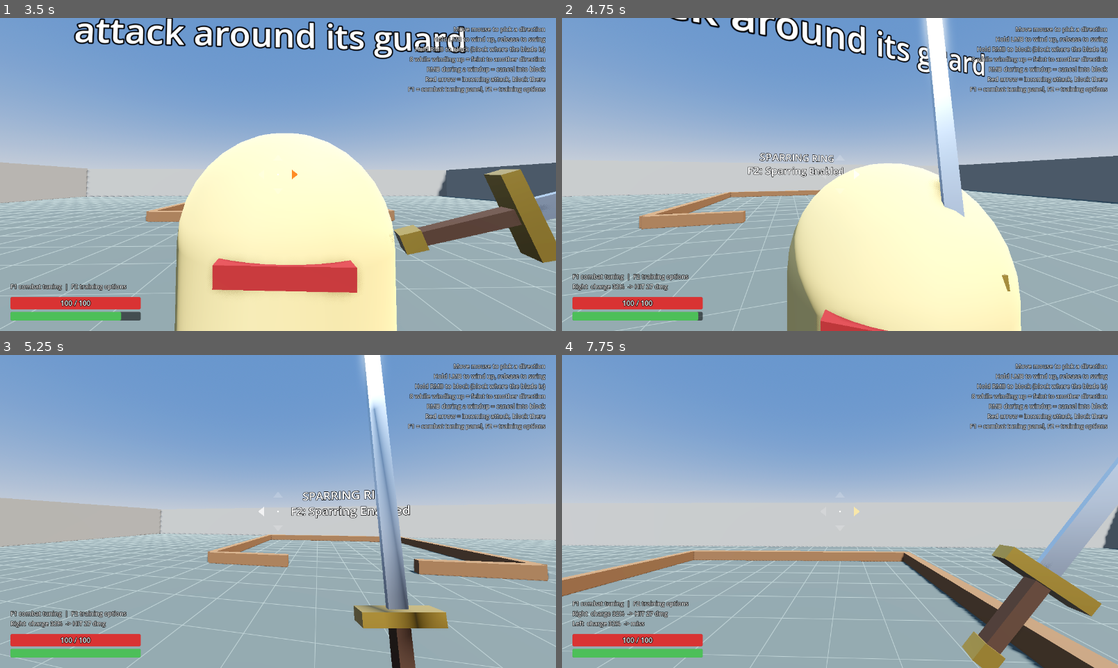
Above: before the commit, frames 1-4 (two rows, left to right).
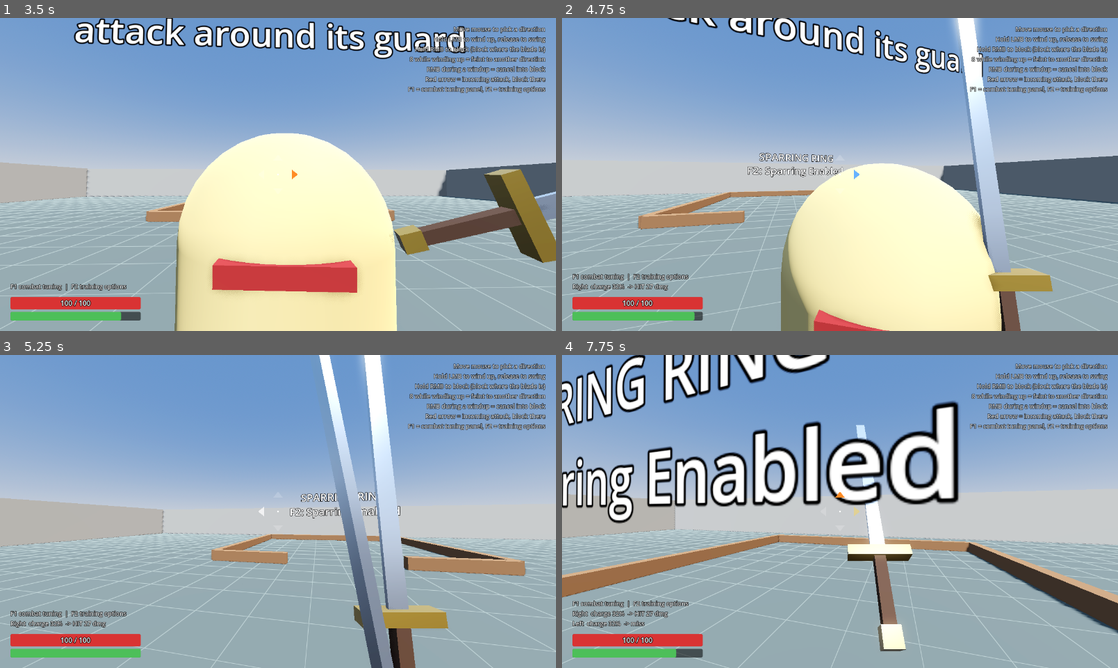
Above: after the commit, the same moments.

Repository: Lennilidli/fpsgame
Game: Godot game, scene res://scenes/menu.tscn
The game is run twice, just before and just after one commit, with the same random seed, the same clock (stepped at 60 frames per second) and the same inputs.
Inputs (mouse positions are in pixels of both pictures, inside the frame that each line leads up to):
- Up to frame 1 (3.5 s): click "Training Ground" at 0.5 s; tap Enter at 1.25 s; move the mouse to (305, 174) at 1.27 s; press the mouse at (305, 174) at 1.28 s; hold W (move_forward) from 1.28 s (still down); tap Space (jump) at 1.52, 2.27 s; right-click (305, 174) at 1.55 s; move the mouse to (250, 174) at 2.02 s; release the mouse at (250, 174) at 2.03 s; right-click (250, 174) at 2.1 s; tap 8 (feint) at 2.3 s; move the mouse to (289, 168) at 2.77 s; hold 8 (feint) from 2.78 s (still down); click (289, 168) at 3.05 s
- Up to frame 2 (4.75 s): keep holding W (move_forward); move the mouse to (834, 180) at 3.52 s; release 8 (feint) at 3.53 s; click (834, 180) at 3.6 s; tap Space (jump) at 3.77, 4.52 s; right-click (834, 180) at 3.8 s; move the mouse to (878, 177) at 4.27 s; hold Right mouse button (block) from 4.28 s (still down); tap 8 (feint) at 4.55 s
- Up to frame 3 (5.25 s): keep holding W (move_forward); move the mouse to (233, 508) at 5.02 s; release Right mouse button (block) at 5.03 s; tap 8 (feint) at 5.1 s
- Up to frame 4 (7.75 s): tap Space (jump) at 5.27, 6.77, 7.52 s; click (795, 508) at 5.3 s; move the mouse to (845, 511) at 5.77 s; hold Shift (sprint) 5.78-6.53 s; right-click (845, 511) at 6.05 s; move the mouse to (817, 505) at 6.52 s; release W (move_forward) at 6.53 s; hold D (move_right) 6.53-7.28 s; click (817, 505) at 6.6 s; tap 8 (feint) at 6.8 s; move the mouse to (867, 511) at 7.27 s; hold W (move_forward) from 7.28 s (still down); hold Right mouse button (block) from 7.28 s (still down); click (867, 511) at 7.55 s

Frame 1 is identical in both runs. In frame 2, 11% of the frame differs, in the area x 0-100%, y 0-100%; in frame 3, 11%; in frame 4, 33%.

Commit message:
Add combat input buffer
Attack, block and feint inputs made while swinging, recovering or
staggered are queued and fire as soon as the player can act. Taps expire
after Input Buffer Time (default 1.5 s); held buttons stay queued. The
newest input replaces an older one, the feint key redirects a queued
swing, and the HUD shows the queued action as a faint arrow.

Co-Authored-By: Claude Opus 5.5 <noreply@anthropic.com>

Diff:
--- a/fps_game/scripts/combat_profile.gd
+++ b/fps_game/scripts/combat_profile.gd
@@ -63,6 +63,14 @@
 ## Stamina lost per point of blocked damage.
 @export_range(0.0, 2.0, 0.05) var block_cost_ratio := 0.8
 
+@export_group("Input buffer")
+## How long a tapped attack waits for the current action to finish (s). The default
+## covers a whole swing + recovery; lower it for a stricter timing window. Held buttons
+## stay queued until released. 0 = no buffering.
+@export_range(0.0, 3.0, 0.05) var input_buffer_time := 1.5
+## Queued swings take your latest mouse direction instead of the one you pressed with.
+@export var buffer_follows_mouse := false
+
 @export_group("Stamina")
 @export_range(0.0, 80.0, 1.0) var stamina_regen := 25.0
 @export_range(0.0, 3.0, 0.05) var regen_delay := 0.8
--- a/fps_game/scripts/hud.gd
+++ b/fps_game/scripts/hud.gd
@@ -2,8 +2,8 @@
 ## On-screen UI plus pause and game-over menus. Runs while the tree is paused.
 ##
 ## The direction indicator around the crosshair shows the selected direction (white),
-## a charging attack (yellow), the raised block (blue), and where to block an
-## incoming enemy attack (red, turning green once the block matches).
+## a charging attack (yellow), the raised block (blue), a queued next action (faint
+## yellow/blue), and where to block an incoming enemy attack (red, green once matched).
 
 const COLOR_IDLE := Color(1, 1, 1, 0.18)
 const COLOR_SELECTED := Color(1, 1, 1, 0.75)
@@ -11,6 +11,8 @@
 const COLOR_SWING := Color(1.0, 0.55, 0.15)
 const COLOR_BLOCK := Color(0.4, 0.7, 1.0)
 const COLOR_THREAT := Color(1.0, 0.2, 0.2)
+const COLOR_QUEUED_ATTACK := Color(1.0, 0.85, 0.3, 0.45)
+const COLOR_QUEUED_BLOCK := Color(0.4, 0.7, 1.0, 0.45)
 const COLOR_THREAT_COVERED := Color(0.3, 1.0, 0.4)
 
 @export var show_block_hints := true ## Red arrow showing where to block incoming attacks.
@@ -106,6 +108,12 @@
 		MeleeCombat.State.IDLE, MeleeCombat.State.RECOVER:
 			arrows[_player.intended_dir].color = COLOR_SELECTED
 
+	# Buffered next action shows as a faint arrow.
+	if combat.queued == MeleeCombat.Queued.WINDUP:
+		arrows[combat.queued_dir].color = COLOR_QUEUED_ATTACK
+	elif combat.queued == MeleeCombat.Queued.BLOCK:
+		arrows[combat.queued_dir].color = COLOR_QUEUED_BLOCK
+
 	if show_block_hints:
 		var threat := _nearest_threat(combat)
 		if threat:
--- a/fps_game/scripts/melee_combat.gd
+++ b/fps_game/scripts/melee_combat.gd
@@ -15,6 +15,7 @@
 enum State { IDLE, WINDUP, SWING, RECOVER, BLOCK, STAGGER, DEAD }
 enum Result { MISS, HIT, BLOCKED, PARRIED, GUARD_BREAK }
 enum Ease { LINEAR, IN, OUT, IN_OUT }
+enum Queued { NONE, WINDUP, BLOCK }
 
 signal health_changed(current: float, maximum: float)
 signal stamina_changed(current: float, maximum: float)
@@ -87,6 +88,9 @@
 var last_swing_damage := 0.0
 var last_swing_charge := 0.0
 var last_block_age := -1.0 ## How long the block had been up when last hit (-1 if not blocking).
+## Action waiting in the input buffer until the current one finishes.
+var queued := Queued.NONE
+var queued_dir := Dir.OVERHEAD
 var last_contact_blade := false ## Whether this fighter's last swing struck a blade (vs a body).
 
 var _timer := 0.0
@@ -102,6 +106,8 @@
 var _last_hitbox: Array = []
 var _victims: Array[MeleeCombat] = []
 var _stop_hitting := false
+var _queued_released := false ## The queued attack was a tap (button already released).
+var _queued_age := 0.0
 var _guard_distance := {} ## Blade-to-guard distance per defender this swing.
 var _hurt_shape: CollisionShape3D
 var _anim_queue: Array[Dictionary] = []
@@ -327,6 +333,96 @@
 		_play([_seg(POSES["idle"], 0.15, Ease.IN_OUT)])
 
 
+# --- Input buffer ----------------------------------------------------------
+# Inputs made while busy (swinging, recovering, staggered) are queued and fire as soon
+# as the fighter can act. The newest input replaces an older queued one.
+
+## Starts a windup now, or queues it.
+func queue_windup(dir: Dir) -> void:
+	if start_windup(dir):
+		_clear_queue()
+	elif profile.input_buffer_time > 0.0:
+		queued = Queued.WINDUP
+		queued_dir = dir
+		_queued_released = false
+		_queued_age = 0.0
+
+
+## Attack button released: releases the current windup, or marks a queued one as a tap.
+func queue_release() -> void:
+	if queued == Queued.WINDUP:
+		_queued_released = true
+		_queued_age = 0.0
+	else:
+		release_attack()
+
+
+## Raises a block now (feinting a windup if needed), or queues it.
+func queue_block(dir: Dir) -> void:
+	if start_block(dir):
+		_clear_queue()
+	elif profile.input_buffer_time > 0.0:
+		queued = Queued.BLOCK
+		queued_dir = dir
+
+
+## Block button released: lowers the block and drops a queued one.
+func queue_block_release() -> void:
+	if queued == Queued.BLOCK:
+		_clear_queue()
+	stop_block()
+
+
+## Feint key: redirects the current windup, or the queued one.
+func feint_or_redirect(dir: Dir) -> bool:
+	if state == State.WINDUP:
+		return feint_to(dir)
+	if queued == Queued.WINDUP and dir != queued_dir:
+		queued_dir = dir
+		return true
+	return false
+
+
+## The direction a feint would redirect from: current windup, else the queued one.
+func feint_base_dir() -> Dir:
+	return attack_dir if state == State.WINDUP else queued_dir
+
+
+## Mouse direction changed: a queued block follows it, a queued swing only if enabled.
+func update_queued_dir(dir: Dir) -> void:
+	if queued == Queued.BLOCK or (queued == Queued.WINDUP and profile.buffer_follows_mouse):
+		queued_dir = dir
+
+
+func _process_queue(delta: float) -> void:
+	if queued == Queued.NONE:
+		return
+	if is_dead():
+		_clear_queue()
+		return
+	if queued == Queued.WINDUP and _queued_released:
+		_queued_age += delta
+		if _queued_age > profile.input_buffer_time:
+			_clear_queue()
+			return
+	match queued:
+		Queued.WINDUP:
+			var tap := _queued_released
+			if start_windup(queued_dir):
+				_clear_queue()
+				if tap:
+					release_attack()
+		Queued.BLOCK:
+			if start_block(queued_dir):
+				_clear_queue()
+
+
+func _clear_queue() -> void:
+	queued = Queued.NONE
+	_queued_released = false
+	_queued_age = 0.0
+
+
 func heal(amount: float) -> void:
 	if is_dead():
 		return
@@ -402,6 +498,7 @@
 				_play([_seg(POSES["idle"], 0.25, Ease.IN_OUT)])
 		State.BLOCK:
 			_block_time += delta
+	_process_queue(delta)
 	_regen_stamina(delta)
 
 
--- a/fps_game/scripts/player.gd
+++ b/fps_game/scripts/player.gd
@@ -49,20 +49,21 @@
 		_look += event.relative * mouse_sensitivity
 		_aim += event.relative
 		_update_intended_dir()
+	# Inputs go through the combat buffer, so pressing during a swing queues the next action.
 	elif event.is_action_pressed("attack"):
-		combat.start_windup(intended_dir)
+		combat.queue_windup(intended_dir)
 	elif event.is_action_released("attack"):
-		combat.release_attack()
+		combat.queue_release()
 	elif event.is_action_pressed("feint"):
-		# Swing toward the mouse's direction, or the next one clockwise if unchanged.
+		# Redirect toward the mouse's direction, or the next one clockwise if unchanged.
 		var dir := intended_dir
-		if dir == combat.attack_dir:
+		if dir == combat.feint_base_dir():
 			dir = MeleeCombat.next_dir(dir)
-		combat.feint_to(dir)
+		combat.feint_or_redirect(dir)
 	elif event.is_action_pressed("block"):
-		combat.start_block(intended_dir)
+		combat.queue_block(intended_dir)
 	elif event.is_action_released("block"):
-		combat.stop_block()
+		combat.queue_block_release()
 
 
 func _process(delta: float) -> void:
@@ -119,6 +120,7 @@
 	intended_dir = dir
 	intended_dir_changed.emit(dir)
 	combat.set_block_dir(dir)
+	combat.update_queued_dir(dir)
 
 
 # --- Camera feel -----------------------------------------------------------
